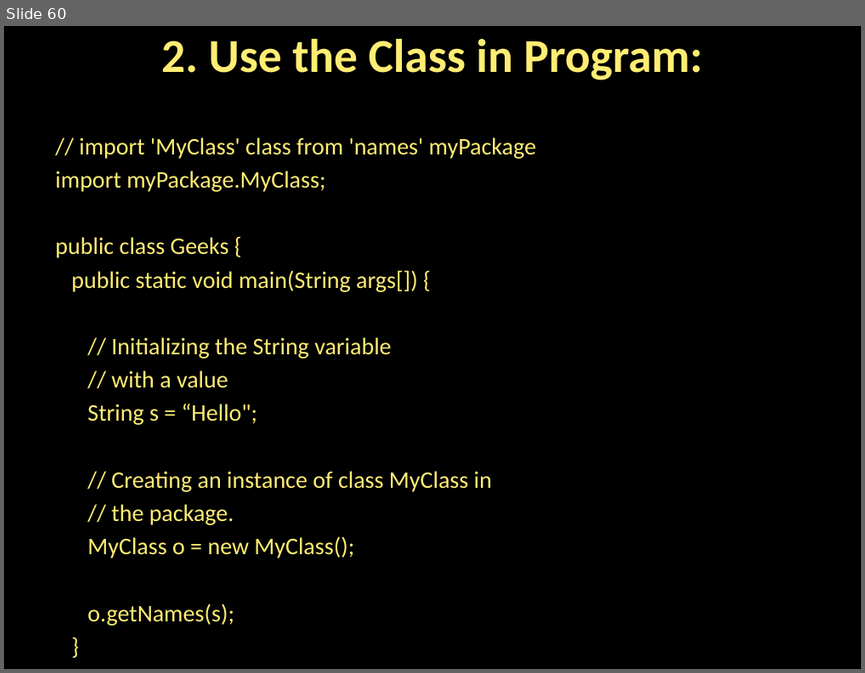
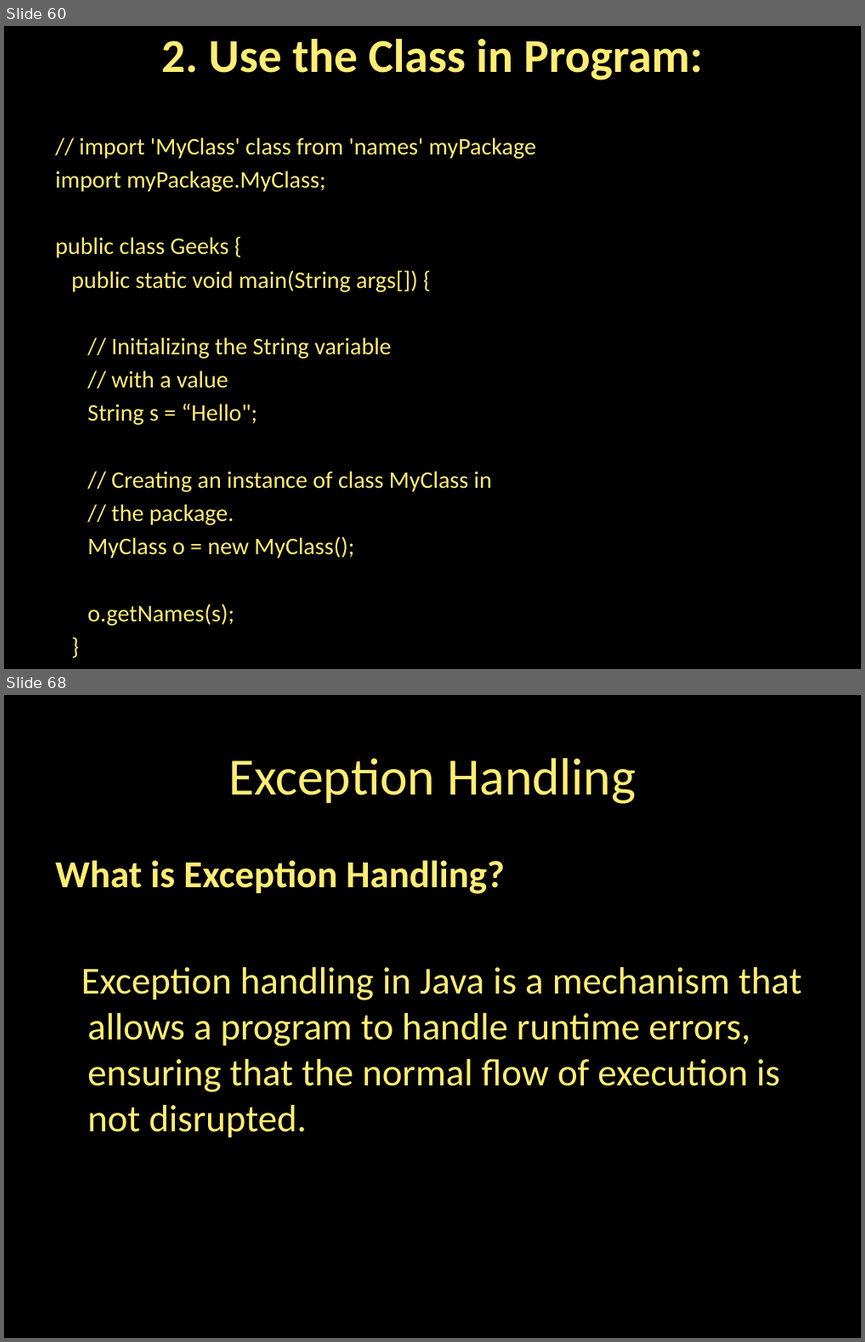
Before and after one commit to NemisRuparel/JAVA_Material, a slide deck: material/Inheritance in JAVA.pptx. Shown one above the other, each under a label of ours: slide 60 before the commit, slides 60 and 68 after it; the slides between them are not shown. The pictures are 865x673 and 865x1342 pixels, drawn with LibreOffice and Linux fonts; fonts in the diff are those of the drawing. Boxes give left, top, right and bottom in pixels: in the first picture for what was removed or moved away, otherwise in the second. Text is boxed around its words. In the diff, an @@ line names an element or a change of style, - is before the commit and + after.

```diff
--- a/material/Inheritance in JAVA.pptx
+++ b/material/Inheritance in JAVA.pptx
@@ slide 68 added at box(4, 695, 861, 1338), background #000000 @@
@@ title added at box(228, 758, 636, 804), 44 pt, text #FFED73 @@
+Exception Handling
@@ text added at box(55, 860, 802, 1138), 32 pt, text #FFED73 @@
+What is Exception Handling?
+Exception handling in Java is a mechanism that allows a program to handle runtime errors, ensuring that the normal flow of execution is not disrupted.
```
Also in this commit, not shown: 60 other slides added, 4 other files.
